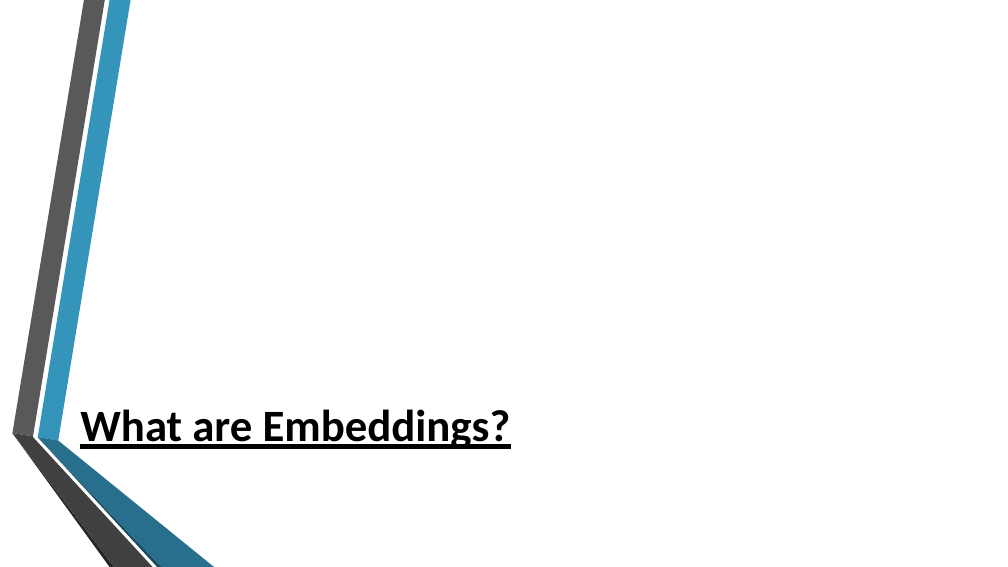
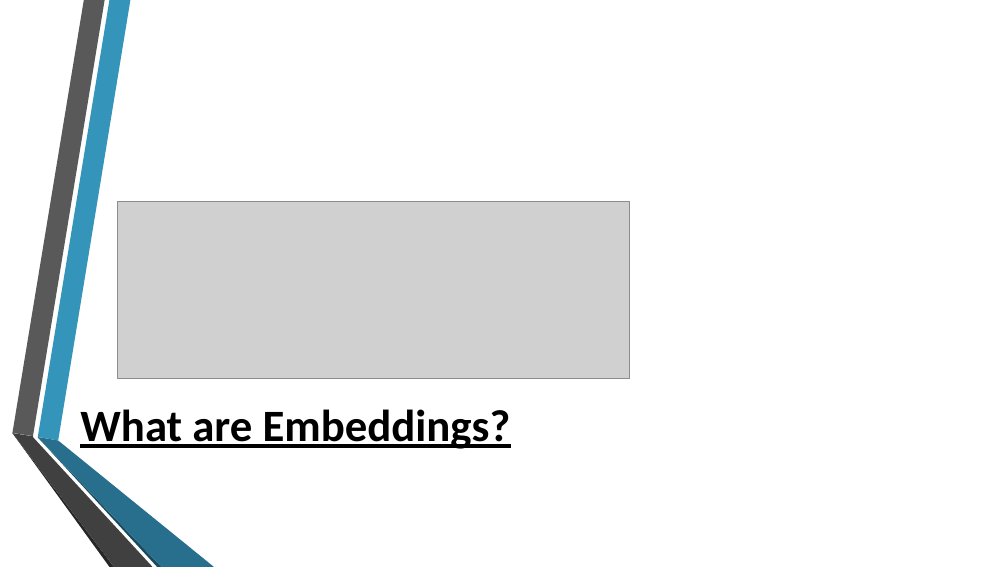
Before and after one commit to Edward326/WalkletsEmbeddings, a slide deck: slide 3 of walklets_embedding/docs/Walklets.pptx. Drawn at 1008x567 pixels with LibreOffice and Linux fonts; fonts in the diff are those of the drawing; grey boxes stand for pictures; background and template pictures are left out. Boxes give left, top, right and bottom in pixels: in the first picture for what was removed or moved away, otherwise in the second. Text is boxed around its words. In the diff, an @@ line names an element or a change of style, - is before the commit and + after.

```diff
--- a/walklets_embedding/docs/Walklets.pptx
+++ b/walklets_embedding/docs/Walklets.pptx
@@ picture added at [118,202,630,379] @@
@@ outline redrawn in 5 elements at [38,0,131,440], [12,433,114,567], [38,437,215,567], [12,433,152,567], [38,437,161,566] @@
```
Also in this commit, not shown: 21 other slides changed, 1 slide added, 2 slides removed, 1 other file.
